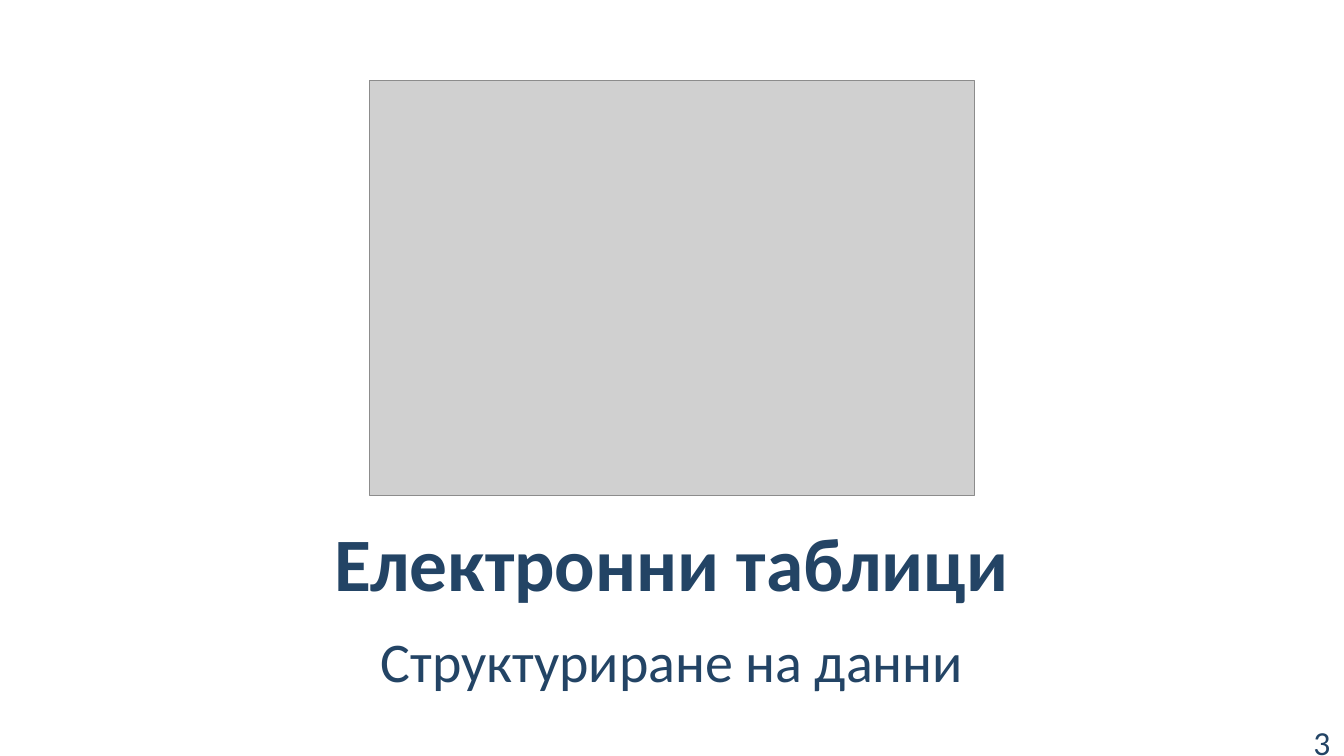
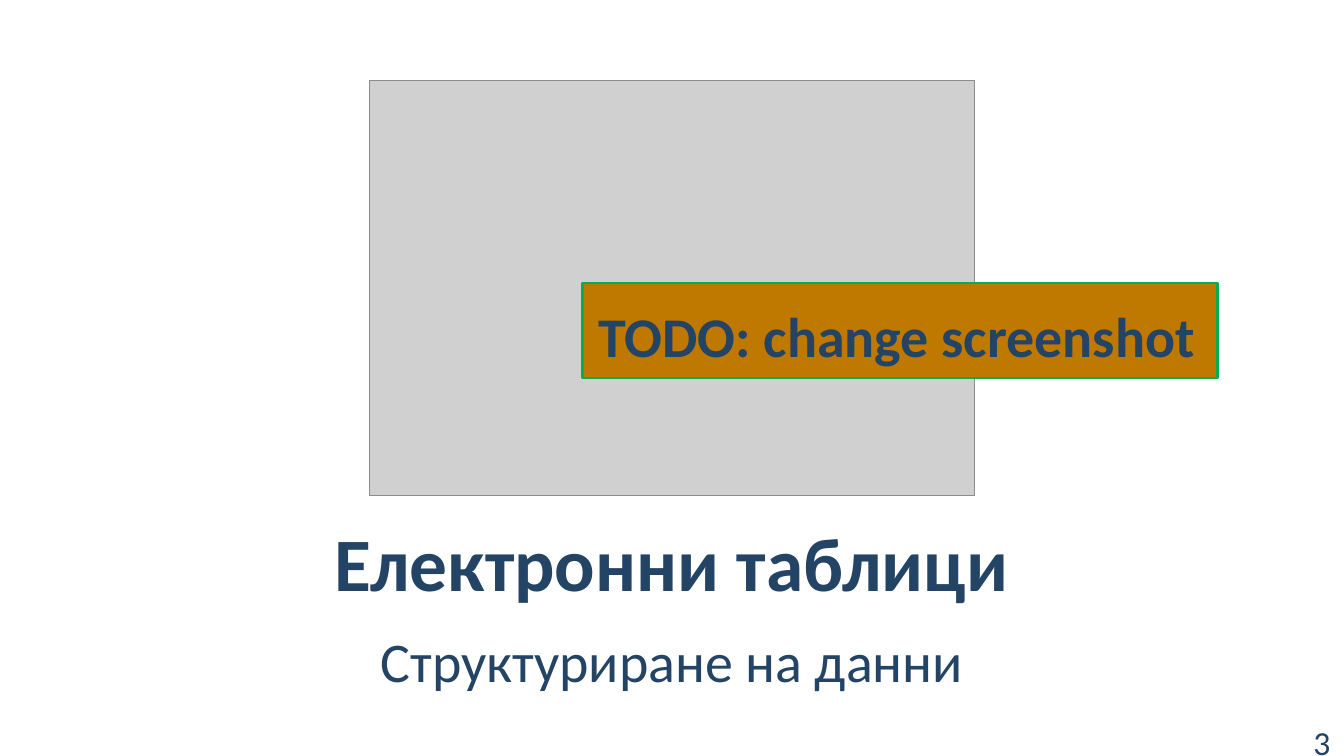
Before and after one commit to BG-IT-Edu/School-Programming, a slide deck: slide 3 of Courses/Computer-Modeling-and-IT/Computer-Modeling-and-IT-5-Class/28-Introduction-to-Spreadsheets/28-Introduction-To-Spreadsheets.pptx. Drawn at 1344x756 pixels with LibreOffice and Linux fonts; fonts in the diff are those of the drawing; grey boxes stand for pictures. Boxes give left, top, right and bottom in pixels: in the first picture for what was removed or moved away, otherwise in the second. Text is boxed around its words. In the diff, an @@ line names an element or a change of style, - is before the commit and + after.

```diff
--- a/Courses/Computer-Modeling-and-IT/Computer-Modeling-and-IT-5-Class/28-Introduction-to-Spreadsheets/28-Introduction-To-Spreadsheets.pptx
+++ b/Courses/Computer-Modeling-and-IT/Computer-Modeling-and-IT-5-Class/28-Introduction-to-Spreadsheets/28-Introduction-To-Spreadsheets.pptx
@@ rectangle added at <box>583,283,1218,378</box>, fill #BF7800, outline #00B050 2 pt, 40 pt, text #234465, bold @@
+TODO: change screenshot
```
Also in this commit, not shown: 9 other slides changed.
